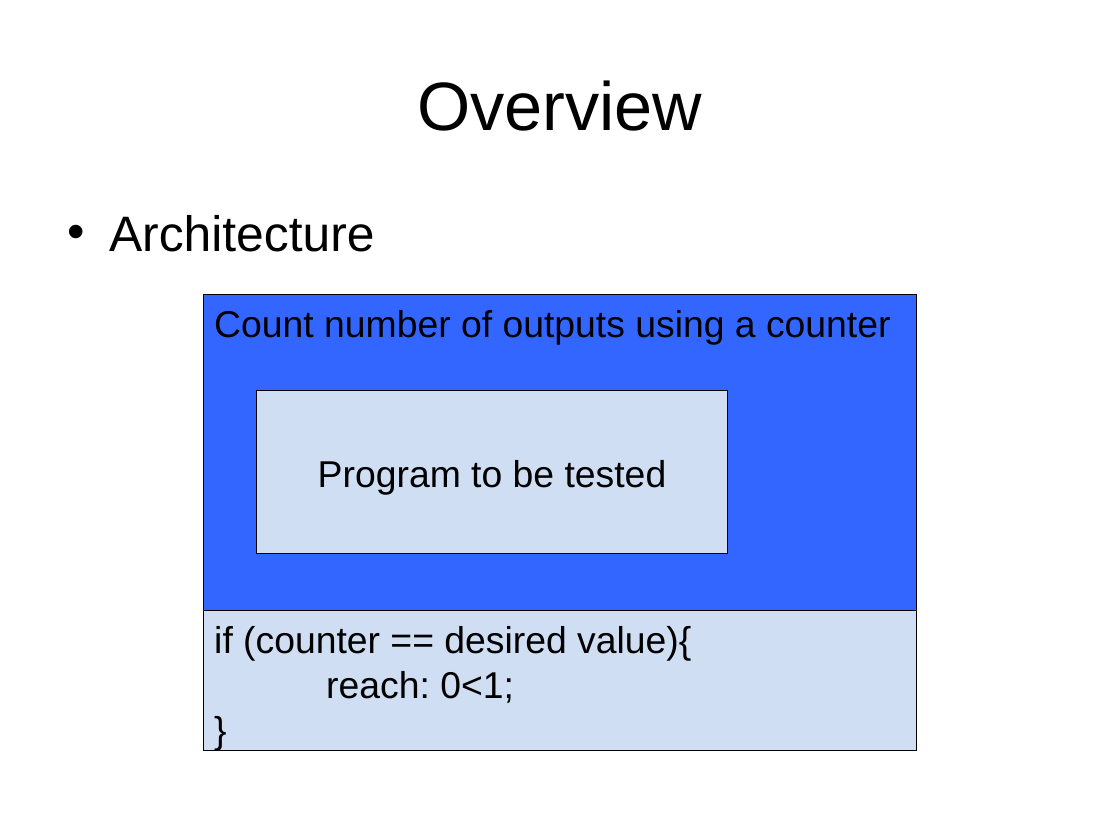
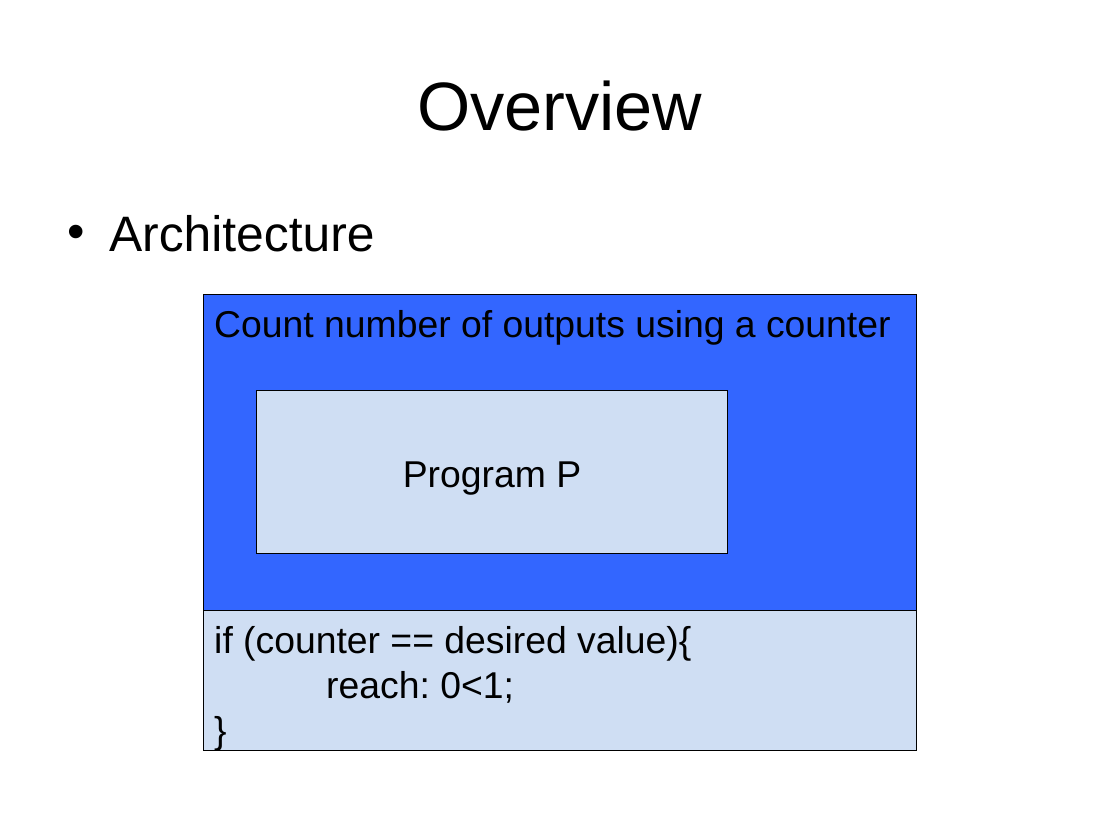
Before and after one commit to chenjiia/Thesis, a slide deck: slide 8 of thesis_presentation/presentation.ppt. Drawn at 1120x840 pixels with LibreOffice and Linux fonts; fonts in the diff are those of the drawing. Boxes give left, top, right and bottom in pixels: in the first picture for what was removed or moved away, otherwise in the second. Text is boxed around its words. In the diff, an @@ line names an element or a change of style, - is before the commit and + after.

```diff
--- a/thesis_presentation/presentation.ppt
+++ b/thesis_presentation/presentation.ppt
@@ text in rectangle at [403,461,581,494]: text changed @@
-Program to be tested
+Program P
```
Also in this commit, not shown: 9 other slides changed, 4 slides added, 1 slide removed.
